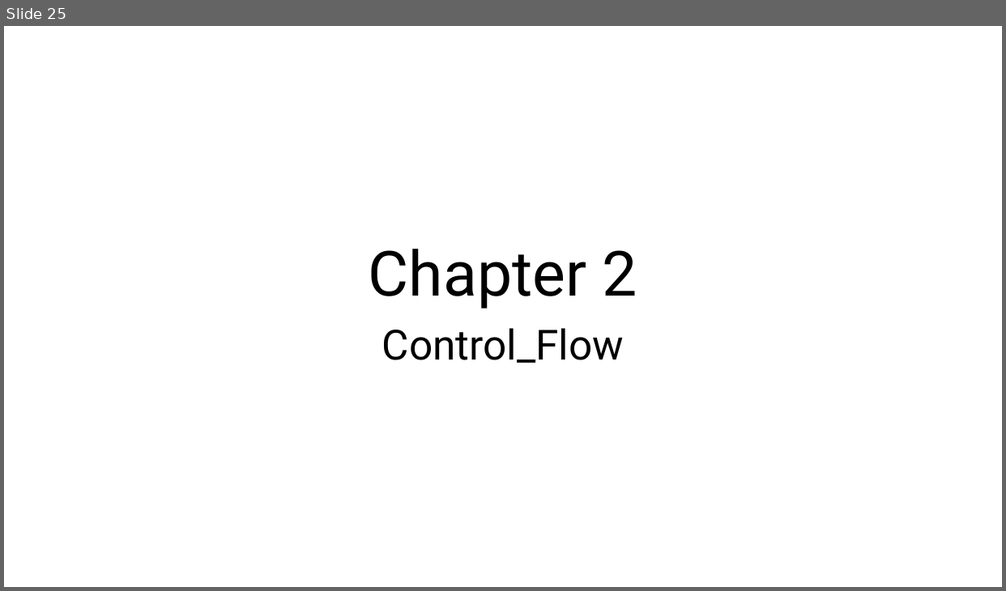
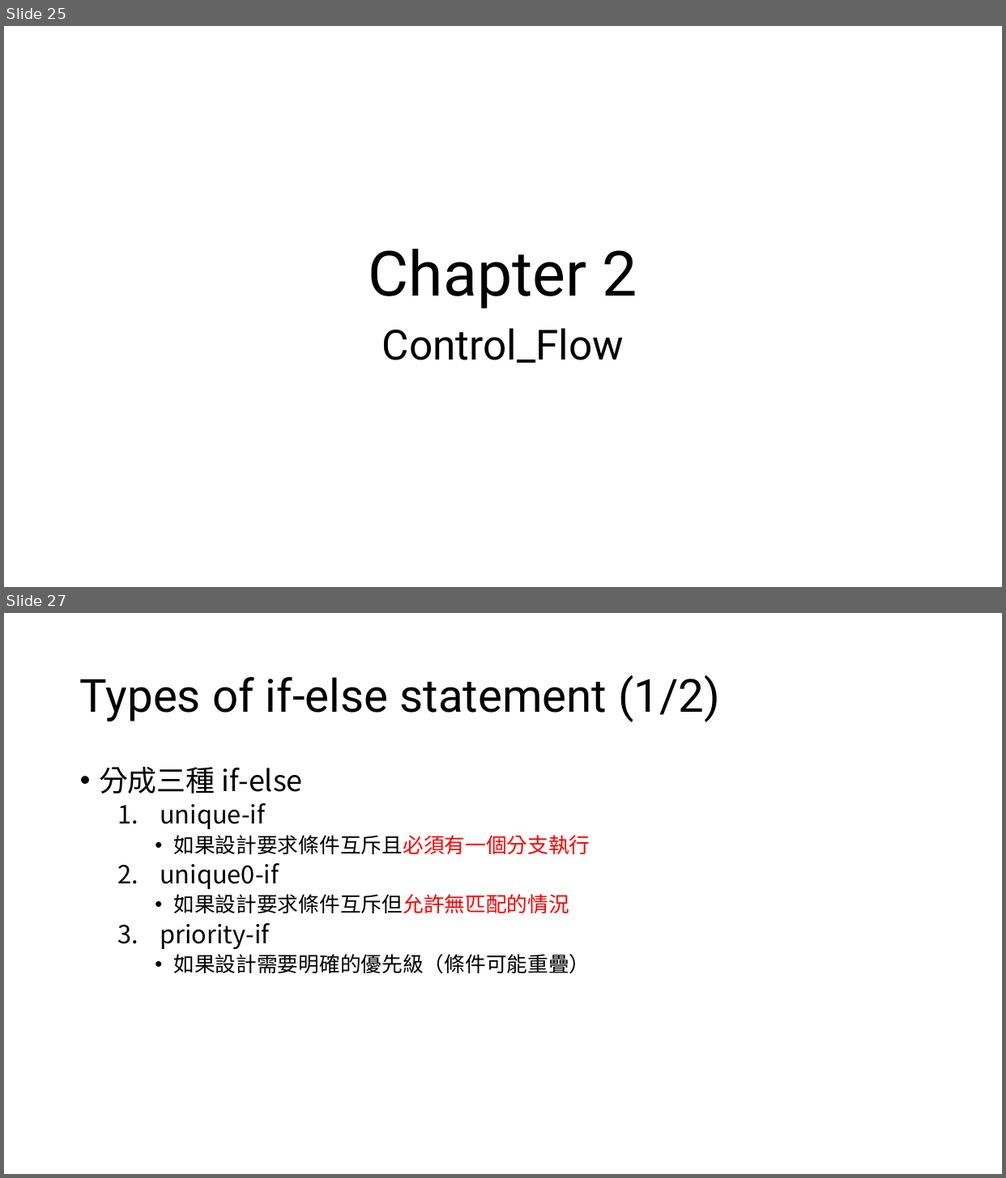
Before and after one commit to s9001055/DV_learning, a slide deck: SystemVerilog_語法學習.pptx. Shown one above the other, each under a label of ours: slide 25 before the commit, slides 25 and 27 after it; the slides between them are not shown. The pictures are 1006x591 and 1006x1178 pixels, drawn with LibreOffice and Linux fonts; fonts in the diff are those of the drawing. Boxes give left, top, right and bottom in pixels: in the first picture for what was removed or moved away, otherwise in the second. Text is boxed around its words. In the diff, an @@ line names an element or a change of style, - is before the commit and + after.

```diff
--- a/SystemVerilog_語法學習.pptx
+++ b/SystemVerilog_語法學習.pptx
@@ slide 27 added at bbox=[4, 613, 1002, 1174], background #FFFFFF @@
@@ title added at bbox=[80, 675, 720, 722], 44 pt, text #000000 @@
+Types of if-else statement (1/2)
@@ text added at bbox=[99, 767, 590, 974], 20 pt, text #000000 @@
+• 分成三種 if-else
+  1. unique-if
+    • 如果設計要求條件互斥且必須有一個分支執行
+  2. unique0-if
+    • 如果設計要求條件互斥但允許無匹配的情況
+  3. priority-if
+    • 如果設計需要明確的優先級（條件可能重疊）
```
Also in this commit, not shown: 1 slide changed, 5 other slides added, 5 other files.
